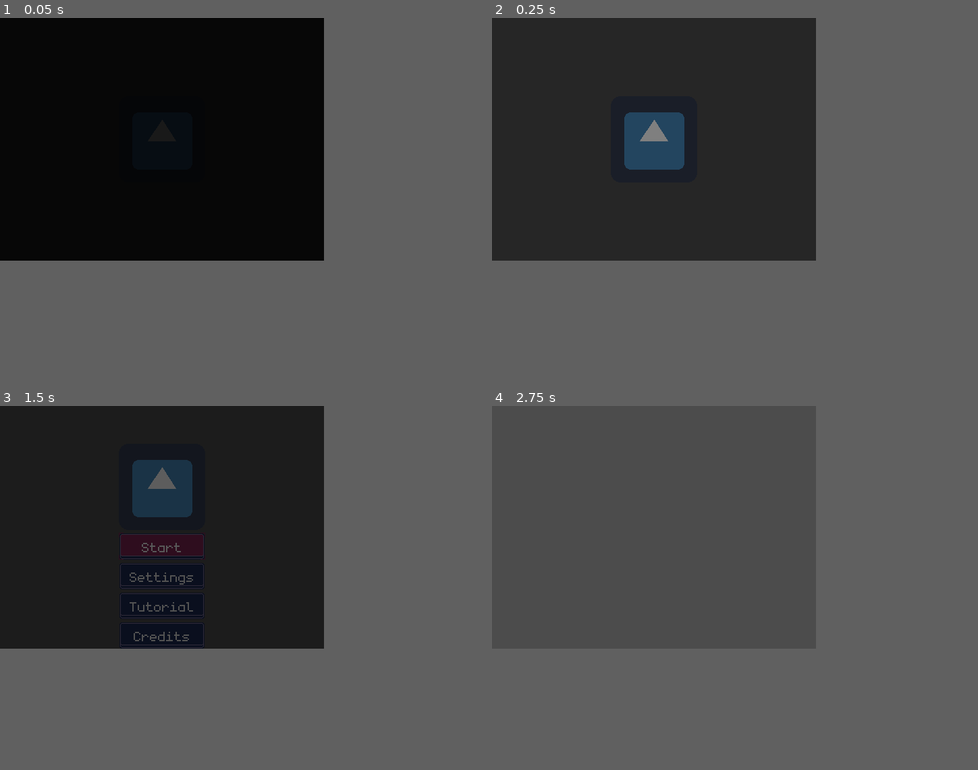
Above: before the commit, frames 1-4 (two rows, left to right).
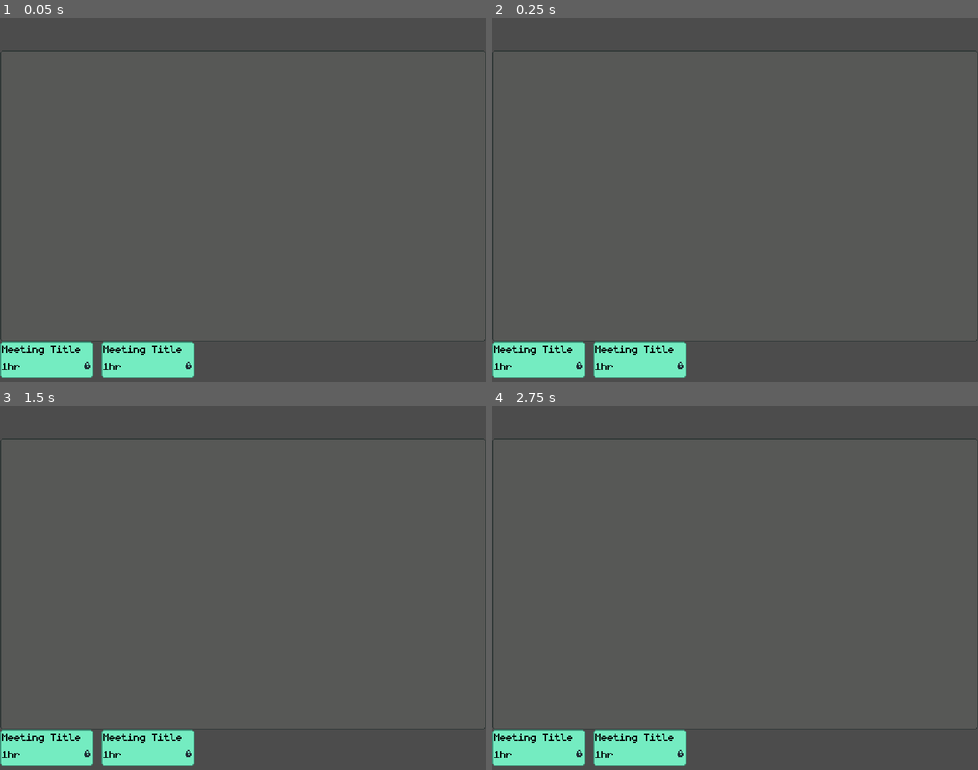
Above: after the commit, the same moments.

Repository: dmitriy-shmilo/wgj257
Game: Godot game, scene res://game_screen/game_screen.tscn
The game is run twice, just before and just after one commit, with the same random seed, the same clock (stepped at 60 frames per second) and the same inputs. Before the commit the project starts from res://splash_screen/splash_screen.tscn. The engine's default icon, where the game draws it, is replaced by a stand-in: a white triangle on a blue panel in a dark square.
Inputs (mouse positions are in pixels of both pictures, inside the frame that each line leads up to):
- Up to frame 1 (0.05 s): no input
- Up to frame 2 (0.25 s): no input
- Up to frame 3 (1.5 s): tap Enter at 0.5 s; move the mouse to (233, 515) at 0.52 s; press the mouse at (233, 515) at 0.53 s; hold D (right) 0.53-1.25 s; release the mouse at (233, 515) at 1.25 s; click (160, 547) at 1.25 s, where only the run before the commit has a clickable "Start"
- Up to frame 4 (2.75 s): tap Space at 2 s; drag from (589, 540) to (637, 577) at 2.02 s
In our replay, the window is 480x360 before the commit and 720x540 after it. These sizes can differ from the game's own. Grey fills any space a smaller window leaves; there, only what the larger window draws over its background counts as a difference.

The runs differ from the first frame. In frame 1, 49% of the frame differs, in the area x 0-100%, y 0-99%; in frame 2, 48%; in frame 3, 48%; in frame 4, 4.7%.

Commit message:
Draggable meeting items.

Diff:
--- a/src/game_screen/game_screen.gd
+++ b/src/game_screen/game_screen.gd
@@ -1,12 +1,51 @@
-extends Node2D
+extends Control
 
+const MEETING_REQUEST_SCENE = preload("res://game_screen/meeting_request.tscn")
 
 onready var _gui = $"Gui"
+onready var _cursor: Control = $"Cursor"
+onready var _meeting_queue: Control = $"MeetingQueue"
+
+var _is_dragging = false
+var _current_request: MeetingRequest = null
 
 func _ready() -> void:
-	pass
+	create_request()
 
 
 func _process(_event):
 	if Input.is_action_just_pressed("system_pause"):
 		_gui.pause()
+
+	if _is_dragging:
+		_cursor.rect_global_position = get_global_mouse_position()
+
+
+func create_request() -> void:
+	var scene = MEETING_REQUEST_SCENE.instance()
+	scene.rect_position = Vector2(100, 0)
+	_meeting_queue.add_child(scene)
+	_setup_request(scene)
+
+
+func _drag_cursor_start(request) -> void:
+	_cursor.visible = true
+	_is_dragging = true
+	_current_request = request
+
+
+func _drag_cursor_end(request) -> void:
+	_cursor.visible = false
+	_is_dragging = false
+	_current_request = null
+
+
+func _setup_request(request: MeetingRequest):
+	request.connect("gui_input", self, "_on_meeting_request_gui_input", [request])
+
+
+func _on_meeting_request_gui_input(event: InputEvent, request: MeetingRequest) -> void:
+	if event.is_action_pressed("action"):
+		_drag_cursor_start(request)
+	if event.is_action_released("action"):
+		_drag_cursor_end(request)
--- a/src/game_screen/game_screen.tscn
+++ b/src/game_screen/game_screen.tscn
@@ -1,9 +1,42 @@
-[gd_scene load_steps=3 format=2]
+[gd_scene load_steps=6 format=2]
 
 [ext_resource path="res://game_screen/game_screen.gd" type="Script" id=1]
 [ext_resource path="res://game_screen/gui.tscn" type="PackedScene" id=2]
+[ext_resource path="res://assets/art/spritesheet.png" type="Texture" id=3]
+[ext_resource path="res://game_screen/meeting_request.tscn" type="PackedScene" id=4]
+[ext_resource path="res://ui/default_theme.tres" type="Theme" id=5]
 
-[node name="GameScreen" type="Node2D"]
+[node name="GameScreen" type="Control"]
+anchor_right = 1.0
+anchor_bottom = 1.0
 script = ExtResource( 1 )
 
 [node name="Gui" parent="." instance=ExtResource( 2 )]
+
+[node name="MeetingQueue" type="Control" parent="."]
+anchor_top = 1.0
+anchor_bottom = 1.0
+margin_top = -40.0
+margin_right = 480.0
+theme = ExtResource( 5 )
+
+[node name="MeetingRequest" parent="MeetingQueue" instance=ExtResource( 4 )]
+
+[node name="Calendar" type="Control" parent="."]
+margin_top = 32.0
+margin_right = 480.0
+margin_bottom = 320.0
+
+[node name="NinePatchRect2" type="NinePatchRect" parent="Calendar"]
+modulate = Color( 0.372549, 0.372549, 0.372549, 1 )
+anchor_right = 1.0
+anchor_bottom = 1.0
+texture = ExtResource( 3 )
+region_rect = Rect2( 0, 0, 16, 16 )
+patch_margin_left = 6
+patch_margin_top = 6
+patch_margin_right = 6
+patch_margin_bottom = 6
+
+[node name="Cursor" parent="." instance=ExtResource( 4 )]
+visible = false
--- /dev/null
+++ b/src/game_screen/meeting_request.gd
@@ -0,0 +1,17 @@
+class_name MeetingRequest
+extends Control
+
+export(Color) var tint = Color.aquamarine setget set_tint
+
+onready var _background: Control = $"Background"
+
+func _ready() -> void:
+	set_tint(tint)
+
+
+func set_tint(color: Color):
+	if is_inside_tree():
+		_background.material.set_shader_param("tint", color)
+
+func _on_MeetingRequest_gui_input(event: InputEvent) -> void:
+	pass
--- /dev/null
+++ b/src/game_screen/meeting_request.tscn
@@ -0,0 +1,87 @@
+[gd_scene load_steps=7 format=2]
+
+[ext_resource path="res://assets/art/spritesheet.png" type="Texture" id=1]
+[ext_resource path="res://ui/font_small.tres" type="DynamicFont" id=2]
+[ext_resource path="res://game_screen/meeting_request.gd" type="Script" id=3]
+
+[sub_resource type="Shader" id=2]
+code = "shader_type canvas_item;
+
+uniform vec4 tint : hint_color = vec4(1);
+
+void fragment() {
+	vec4 color = texture(TEXTURE, UV);
+	COLOR = color * tint;
+}"
+
+[sub_resource type="ShaderMaterial" id=3]
+shader = SubResource( 2 )
+shader_param/tint = Color( 1, 1, 1, 1 )
+
+[sub_resource type="AtlasTexture" id=1]
+atlas = ExtResource( 1 )
+region = Rect2( 32, 0, 9, 9 )
+
+[node name="MeetingRequest" type="MarginContainer"]
+margin_right = 92.0
+margin_bottom = 36.0
+custom_constants/margin_right = 0
+script = ExtResource( 3 )
+
+[node name="Background" type="NinePatchRect" parent="."]
+material = SubResource( 3 )
+margin_right = 92.0
+margin_bottom = 36.0
+size_flags_horizontal = 3
+size_flags_vertical = 3
+texture = ExtResource( 1 )
+region_rect = Rect2( 0, 0, 16, 16 )
+patch_margin_left = 6
+patch_margin_top = 6
+patch_margin_right = 6
+patch_margin_bottom = 6
+
+[node name="MarginContainer" type="MarginContainer" parent="."]
+margin_right = 92.0
+margin_bottom = 36.0
+mouse_filter = 1
+custom_constants/margin_right = 2
+custom_constants/margin_top = 0
+custom_constants/margin_left = 2
+custom_constants/margin_bottom = 1
+
+[node name="VBoxContainer" type="VBoxContainer" parent="MarginContainer"]
+margin_left = 2.0
+margin_right = 90.0
+margin_bottom = 35.0
+
+[node name="Label" type="Label" parent="MarginContainer/VBoxContainer"]
+margin_right = 88.0
+margin_bottom = 13.0
+custom_colors/font_color = Color( 0, 0, 0, 1 )
+custom_fonts/font = ExtResource( 2 )
+text = "Meeting Title"
+clip_text = true
+
+[node name="HBoxContainer" type="HBoxContainer" parent="MarginContainer/VBoxContainer"]
+margin_top = 17.0
+margin_right = 88.0
+margin_bottom = 30.0
+
+[node name="Label2" type="Label" parent="MarginContainer/VBoxContainer/HBoxContainer"]
+margin_right = 75.0
+margin_bottom = 13.0
+size_flags_horizontal = 3
+custom_colors/font_color = Color( 0, 0, 0, 1 )
+custom_fonts/font = ExtResource( 2 )
+text = "1hr"
+clip_text = true
+
+[node name="Icon" type="TextureRect" parent="MarginContainer/VBoxContainer/HBoxContainer"]
+margin_left = 79.0
+margin_right = 88.0
+margin_bottom = 13.0
+texture = SubResource( 1 )
+stretch_mode = 4
+
+[connection signal="gui_input" from="." to="." method="_on_MeetingRequest_gui_input"]
--- a/src/project.godot
+++ b/src/project.godot
@@ -30,6 +30,11 @@
 "path": "res://title_screen/settings/keybinding_button.gd"
 }, {
 "base": "Control",
+"class": "MeetingRequest",
+"language": "GDScript",
+"path": "res://game_screen/meeting_request.gd"
+}, {
+"base": "Control",
 "class": "SettingsScene",
 "language": "GDScript",
 "path": "res://title_screen/settings/settings_scene.gd"
@@ -59,6 +64,7 @@
 "Fader": "",
 "Gui": "",
 "KeyBindingButton": "",
+"MeetingRequest": "",
 "SettingsScene": "",
 "State": "",
 "StateMachine": "",
@@ -69,7 +75,7 @@
 [application]
 
 config/name="wgj257"
-run/main_scene="res://splash_screen/splash_screen.tscn"
+run/main_scene="res://game_screen/game_screen.tscn"
 config/icon="res://icon.png"
 config/windows_native_icon="res://icon.ico"
 
@@ -83,6 +89,8 @@
 
 window/size/width=480
 window/size/height=360
+window/size/test_width=720
+window/size/test_height=540
 window/stretch/mode="viewport"
 window/stretch/aspect="keep"
 
@@ -137,6 +145,11 @@
 "events": [ Object(InputEventKey,"resource_local_to_scene":false,"resource_name":"","device":0,"alt":false,"shift":false,"control":false,"meta":false,"command":false,"pressed":false,"scancode":68,"physical_scancode":0,"unicode":0,"echo":false,"script":null)
  ]
 }
+action={
+"deadzone": 0.5,
+"events": [ Object(InputEventMouseButton,"resource_local_to_scene":false,"resource_name":"","device":0,"alt":false,"shift":false,"control":false,"meta":false,"command":false,"button_mask":0,"position":Vector2( 0, 0 ),"global_position":Vector2( 0, 0 ),"factor":1.0,"button_index":1,"pressed":false,"doubleclick":false,"script":null)
+ ]
+}
 
 [locale]
 
Binary file added: src/assets/art/spritesheet.aseprite
Binary file added: src/assets/art/spritesheet.png
Not shown, added: src/assets/art/spritesheet.png.import
